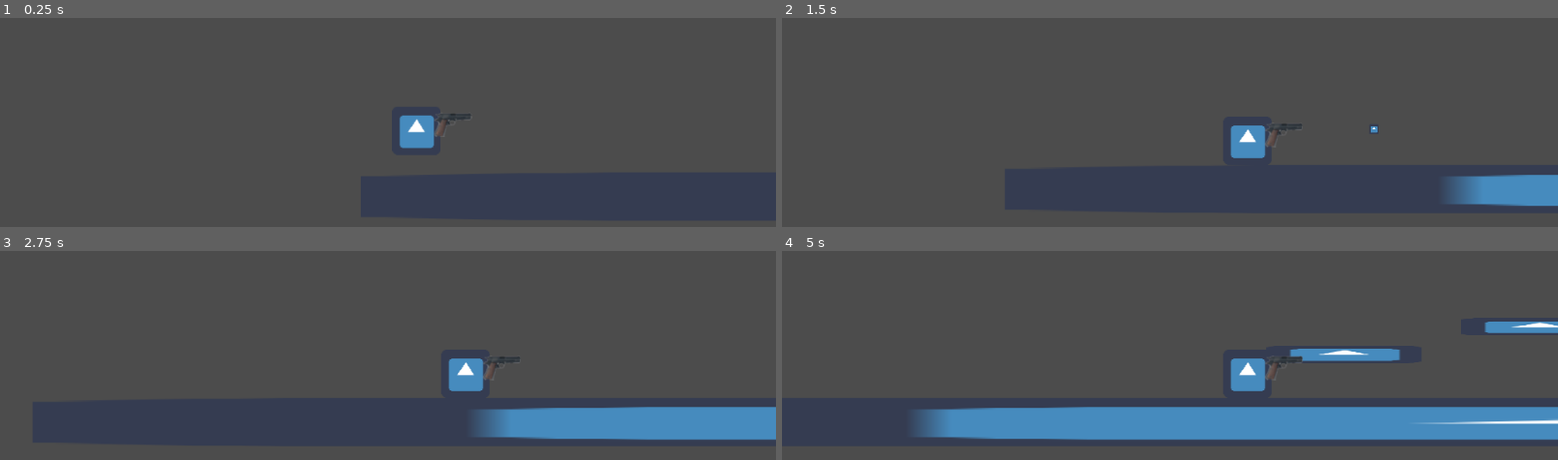
Above: before the commit, frames 1-4 (two rows, left to right).
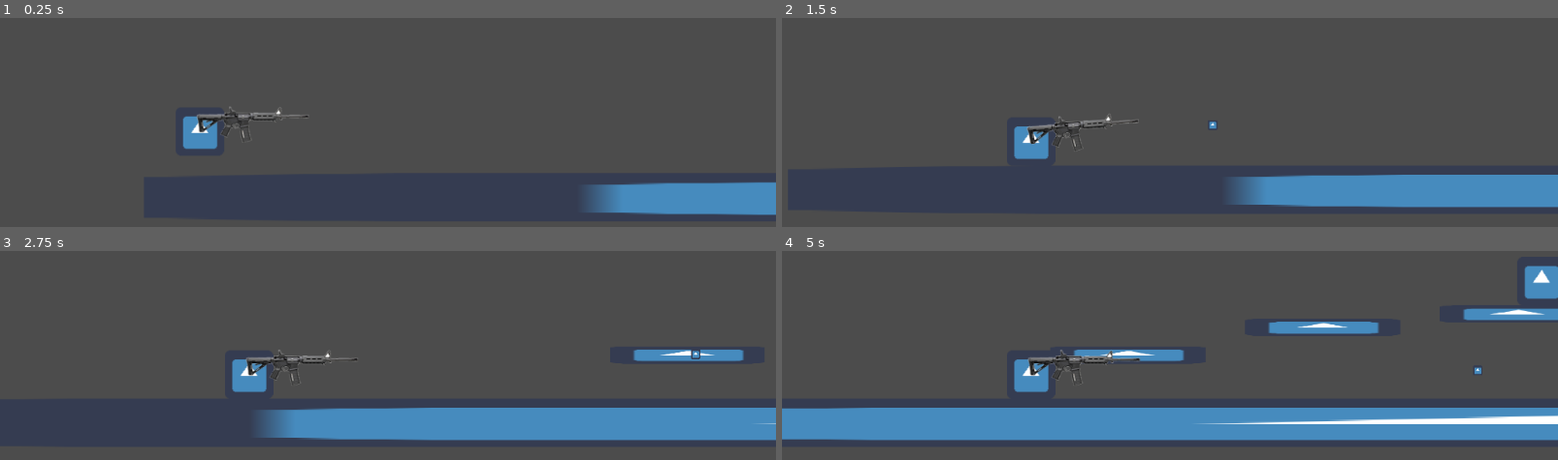
Above: after the commit, the same moments.

Repository: stranker/FasterThanTime
Game: Godot game, scene res://Scene/Test.tscn
Same seed, same stepped clock (60 frames per second), same inputs: the game is played once before the commit and once after it. The engine's default icon, where the game draws it, is replaced by a stand-in: a white triangle on a blue panel in a dark square.
Inputs:
- Up to frame 1 (0.25 s): no input
- Up to frame 2 (1.5 s): tap S (shoot) at 0.6, 1.35 s
- Up to frame 3 (2.75 s): tap S (shoot) at 2.1 s
- Up to frame 4 (5 s): tap S (shoot) at 2.85, 3.6, 4.35 s; tap R (reload) at 4.15 s

The runs differ from the first frame. In frame 1, 5.3% of the frame differs, in the area x 23-100%, y 42-95%; in frame 2, 6.6%; in frame 3, 7.6%; in frame 4, 11%, in the area x 0-100%, y 6-91%.

Commit message:
Add anim

Diff:
--- a/Actor/Player.tscn
+++ b/Actor/Player.tscn
@@ -1,7 +1,7 @@
-[gd_scene load_steps=5 format=2]
+[gd_scene load_steps=7 format=2]
 
 [ext_resource path="res://icon.png" type="Texture" id=1]
-[ext_resource path="res://Object/Pistol.tscn" type="PackedScene" id=2]
+[ext_resource path="res://Object/M4A4.tscn" type="PackedScene" id=2]
 
 [sub_resource type="GDScript" id=1]
 
@@ -13,14 +13,31 @@
 var FLOOR_SPEED = 200
 var AIR_SPEED = 150
 var JUMP = 500
+enum STATES {RUN,JUMP,FALL,ROLL}
+var state
 
 func _ready():
 	set_physics_process(true)
 	set_process_input(true)
+	state = STATES.RUN
 	pass
 
 func _physics_process(delta):
 	move(delta)
+	states(delta)
+	pass
+
+func states(delta):
+	if(velocity.x!=0 and is_on_floor()):
+		if(get_node(\"AnimationPlayer\").current_animation == \"roll\"):
+			state = STATES.ROLL
+		else:
+			state = STATES.RUN
+	if(!is_on_floor()):
+		if(velocity.y<0):
+			state = STATES.JUMP
+		else:
+			state = STATES.FALL
 	pass
 
 func move(delta):
@@ -39,6 +56,9 @@
 	#JUMP
 	if (event.is_action(\"ui_up\") and event.is_pressed() and !event.is_echo() and is_on_floor()):
 		velocity.y = -JUMP
+		get_node(\"AnimationPlayer\").play(\"jump\")
+	if (event.is_action(\"ui_down\") and event.is_pressed() and !event.is_echo() and is_on_floor()):
+		get_node(\"AnimationPlayer\").play(\"roll\")
 	if (event.is_action(\"reload\") and event.is_pressed()):
 		Global.curr_weapon.reload()
 	if (event.is_action(\"shoot\") and event.is_pressed()):
@@ -49,9 +69,71 @@
 
 custom_solver_bias = 0.0
 radius = 22.2194
-height = 20.0
-
-[node name="Player" type="KinematicBody2D" groups=[
+height = 19.1482
+
+[sub_resource type="Animation" id=4]
+
+resource_name = "jump"
+length = 1.0
+loop = false
+step = 0.1
+tracks/0/type = "value"
+tracks/0/path = NodePath("Sprite:scale")
+tracks/0/interp = 1
+tracks/0/loop_wrap = true
+tracks/0/imported = false
+tracks/0/enabled = true
+tracks/0/keys = {
+"times": PoolRealArray( 0, 0.2, 1 ),
+"transitions": PoolRealArray( 1, 1, 1 ),
+"update": 0,
+"values": [ Vector2( 1, 1 ), Vector2( 0.9, 1.1 ), Vector2( 1, 1 ) ]
+}
+tracks/1/type = "value"
+tracks/1/path = NodePath("CollisionShape2D:scale")
+tracks/1/interp = 1
+tracks/1/loop_wrap = true
+tracks/1/imported = false
+tracks/1/enabled = true
+tracks/1/keys = {
+"times": PoolRealArray( 0 ),
+"transitions": PoolRealArray( 1 ),
+"update": 0,
+"values": [ Vector2( 1, 1 ) ]
+}
+
+[sub_resource type="Animation" id=3]
+
+resource_name = "roll"
+length = 2.0
+loop = false
+step = 0.1
+tracks/0/type = "value"
+tracks/0/path = NodePath("Sprite:scale")
+tracks/0/interp = 1
+tracks/0/loop_wrap = true
+tracks/0/imported = false
+tracks/0/enabled = true
+tracks/0/keys = {
+"times": PoolRealArray( 0, 0.2, 1.8, 2 ),
+"transitions": PoolRealArray( 1, 1, 1, 1 ),
+"update": 0,
+"values": [ Vector2( 1, 1 ), Vector2( 1.2, 0.8 ), Vector2( 1.2, 0.8 ), Vector2( 1, 1 ) ]
+}
+tracks/1/type = "value"
+tracks/1/path = NodePath("CollisionShape2D:scale")
+tracks/1/interp = 1
+tracks/1/loop_wrap = true
+tracks/1/imported = false
+tracks/1/enabled = true
+tracks/1/keys = {
+"times": PoolRealArray( 0, 0.2, 1.8, 2 ),
+"transitions": PoolRealArray( 1, 1, 1, 1 ),
+"update": 0,
+"values": [ Vector2( 1, 1 ), Vector2( 1.6, 0.7 ), Vector2( 1.6, 0.7 ), Vector2( 1, 1 ) ]
+}
+
+[node name="Player" type="KinematicBody2D" index="0" groups=[
 "player",
 ]]
 
@@ -64,13 +146,17 @@
 [node name="Sprite" type="Sprite" parent="." index="0"]
 
 texture = ExtResource( 1 )
+_sections_unfolded = [ "Transform" ]
 
 [node name="CollisionShape2D" type="CollisionShape2D" parent="." index="1"]
 
+position = Vector2( -0.233367, 0 )
 shape = SubResource( 2 )
+_sections_unfolded = [ "Transform" ]
 
 [node name="Camera2D" type="Camera2D" parent="." index="2"]
 
+position = Vector2( 285.872, -1.10803 )
 anchor_mode = 1
 rotating = false
 current = true
@@ -98,7 +184,7 @@
 
 position = Vector2( 34.9605, -1.66479 )
 
-[node name="Pistol" parent="GunPos" index="0" instance=ExtResource( 2 )]
+[node name="M4A4" parent="GunPos" index="0" instance=ExtResource( 2 )]
 
 [node name="GUI" type="CanvasLayer" parent="." index="4"]
 
@@ -175,3 +261,14 @@
 percent_visible = 1.0
 lines_skipped = 0
 max_lines_visible = -1
+
+[node name="AnimationPlayer" type="AnimationPlayer" parent="." index="5"]
+
+root_node = NodePath("..")
+autoplay = ""
+playback_process_mode = 1
+playback_default_blend_time = 0.0
+playback_speed = 1.0
+anims/jump = SubResource( 4 )
+anims/roll = SubResource( 3 )
+blend_times = [  ]
--- a/Object/M4A4.tscn
+++ b/Object/M4A4.tscn
@@ -17,6 +17,7 @@
 	set_clip(get_magazine())
 	set_texture(get_node(\"Sprite\").texture)
 	set_accuracy(30)
+	Global.curr_weapon = self
 	pass
 
 func shoot():
@@ -25,6 +26,7 @@
 			set_canShoot(false)
 			var b = bullet_scene.instance()
 			b.spray = get_accuracy()
+			get_node(\"AnimationPlayer\").play(\"shoot\")
 			get_tree().get_root().add_child(b)
 			b.global_position = get_node(\"ShootPos\").global_position
 			set_clip(get_clip()-1)
@@ -39,6 +41,7 @@
 
 func reload():
 	get_node(\"ReloadTimer\").start()
+	get_node(\"AnimationPlayer\").play(\"reload\")
 
 func _on_ShootTimer_timeout():
 	set_canShoot(true)
@@ -53,6 +56,68 @@
 
 custom_solver_bias = 0.0
 extents = Vector2( 15.0947, 23.7838 )
+
+[sub_resource type="Animation" id=4]
+
+resource_name = "reload"
+length = 2.0
+loop = false
+step = 0.1
+tracks/0/type = "value"
+tracks/0/path = NodePath("Sprite:position")
+tracks/0/interp = 1
+tracks/0/loop_wrap = true
+tracks/0/imported = false
+tracks/0/enabled = true
+tracks/0/keys = {
+"times": PoolRealArray( 0, 0.2, 0.4, 0.8, 1.6, 1.8, 2 ),
+"transitions": PoolRealArray( 1, 1, 1, 1, 1, 1, 1 ),
+"update": 0,
+"values": [ Vector2( -16.9655, 9.68309 ), Vector2( -16.9655, 9.68309 ), Vector2( -16.9655, 9.68309 ), Vector2( -22.2428, -0.461711 ), Vector2( -22.2428, -0.461711 ), Vector2( -16.9655, 9.68309 ), Vector2( -16.9655, 9.68309 ) ]
+}
+tracks/1/type = "value"
+tracks/1/path = NodePath("Sprite:rotation_degrees")
+tracks/1/interp = 1
+tracks/1/loop_wrap = true
+tracks/1/imported = false
+tracks/1/enabled = true
+tracks/1/keys = {
+"times": PoolRealArray( 0, 0.2, 0.4, 0.8, 1.6, 1.8, 2 ),
+"transitions": PoolRealArray( 1, 1, 1, 1, 1, 1, 1 ),
+"update": 0,
+"values": [ 0.0, -27.4832, -27.4832, -27.4832, -27.4832, -27.4832, 0.0 ]
+}
+tracks/2/type = "value"
+tracks/2/path = NodePath("Sprite:scale")
+tracks/2/interp = 1
+tracks/2/loop_wrap = true
+tracks/2/imported = false
+tracks/2/enabled = true
+tracks/2/keys = {
+"times": PoolRealArray( 0, 0.2, 0.4, 0.8, 1.6, 1.8, 2 ),
+"transitions": PoolRealArray( 1, 1, 1, 1, 1, 1, 1 ),
+"update": 0,
+"values": [ Vector2( 1, 1 ), Vector2( 1, 1 ), Vector2( 1, 1 ), Vector2( 1, 0.668413 ), Vector2( 1, 0.668413 ), Vector2( 1, 1 ), Vector2( 1, 1 ) ]
+}
+
+[sub_resource type="Animation" id=3]
+
+resource_name = "shoot"
+length = 0.4
+loop = false
+step = 0.05
+tracks/0/type = "value"
+tracks/0/path = NodePath("Sprite:rotation_degrees")
+tracks/0/interp = 1
+tracks/0/loop_wrap = true
+tracks/0/imported = false
+tracks/0/enabled = true
+tracks/0/keys = {
+"times": PoolRealArray( 0, 0.05, 0.35, 0.4 ),
+"transitions": PoolRealArray( 1, 1, 1, 1 ),
+"update": 0,
+"values": [ 0.0, -6.1069, 1.72703, 0.0 ]
+}
 
 [node name="M4A4" type="Area2D"]
 
@@ -96,6 +161,17 @@
 one_shot = false
 autostart = false
 
+[node name="AnimationPlayer" type="AnimationPlayer" parent="." index="5"]
+
+root_node = NodePath("..")
+autoplay = ""
+playback_process_mode = 1
+playback_default_blend_time = 0.0
+playback_speed = 1.0
+anims/reload = SubResource( 4 )
+anims/shoot = SubResource( 3 )
+blend_times = [  ]
+
 [connection signal="timeout" from="ShootTimer" to="." method="_on_ShootTimer_timeout"]
 
 [connection signal="timeout" from="ReloadTimer" to="." method="_on_ReloadTimer_timeout"]
--- a/Object/Pistol.tscn
+++ b/Object/Pistol.tscn
@@ -25,6 +25,7 @@
 		if(get_canShoot()):
 			set_canShoot(false)
 			var b = bullet_scene.instance()
+			get_node(\"AnimationPlayer\").play(\"shoot\")
 			get_tree().get_root().add_child(b)
 			b.spray = get_accuracy()
 			b.global_position = get_node(\"ShotPos\").global_position
@@ -40,6 +41,7 @@
 
 func reload():
 	get_node(\"ReloadTime\").start()
+	get_node(\"AnimationPlayer\").play(\"reload\")
 
 func _on_ShootTime_timeout():
 	set_canShoot(true)
@@ -56,7 +58,69 @@
 custom_solver_bias = 0.0
 radius = 20.8481
 
-[node name="Pistol" type="Area2D" index="0"]
+[sub_resource type="Animation" id=4]
+
+resource_name = "reload"
+length = 1.5
+loop = false
+step = 0.1
+tracks/0/type = "value"
+tracks/0/path = NodePath("Pistol:rotation_degrees")
+tracks/0/interp = 1
+tracks/0/loop_wrap = true
+tracks/0/imported = false
+tracks/0/enabled = true
+tracks/0/keys = {
+"times": PoolRealArray( 0, 0.2, 0.4, 1.2, 1.5 ),
+"transitions": PoolRealArray( 1, 1, 1, 1, 1 ),
+"update": 0,
+"values": [ 0.0, 27.8287, 27.8287, 27.8287, 0.0 ]
+}
+tracks/1/type = "value"
+tracks/1/path = NodePath("Pistol:position")
+tracks/1/interp = 1
+tracks/1/loop_wrap = true
+tracks/1/imported = false
+tracks/1/enabled = true
+tracks/1/keys = {
+"times": PoolRealArray( 0, 0.2, 0.4, 1.2, 1.5 ),
+"transitions": PoolRealArray( 1, 1, 1, 1, 1 ),
+"update": 0,
+"values": [ Vector2( -5.69135, 5.23539 ), Vector2( -5.69135, 5.23539 ), Vector2( -1.95296, -1.8465 ), Vector2( -1.95296, -1.8465 ), Vector2( -5.69135, 5.23539 ) ]
+}
+tracks/2/type = "value"
+tracks/2/path = NodePath("Pistol:scale")
+tracks/2/interp = 1
+tracks/2/loop_wrap = true
+tracks/2/imported = false
+tracks/2/enabled = true
+tracks/2/keys = {
+"times": PoolRealArray( 0, 0.2, 0.4, 1.2, 1.5 ),
+"transitions": PoolRealArray( 1, 1, 1, 1, 1 ),
+"update": 0,
+"values": [ Vector2( 1, 1 ), Vector2( 1, 1 ), Vector2( 1, 0.708045 ), Vector2( 1, 0.708045 ), Vector2( 1, 1 ) ]
+}
+
+[sub_resource type="Animation" id=3]
+
+resource_name = "shoot"
+length = 0.4
+loop = false
+step = 0.05
+tracks/0/type = "value"
+tracks/0/path = NodePath("Pistol:rotation_degrees")
+tracks/0/interp = 1
+tracks/0/loop_wrap = true
+tracks/0/imported = false
+tracks/0/enabled = true
+tracks/0/keys = {
+"times": PoolRealArray( 0, 0.05, 0.3, 0.4 ),
+"transitions": PoolRealArray( 1, 1, 1, 1 ),
+"update": 0,
+"values": [ 0.0, -6.61727, 2.13545, 0.0 ]
+}
+
+[node name="Pistol" type="Area2D"]
 
 input_pickable = true
 gravity_vec = Vector2( 0, 1 )
@@ -72,6 +136,7 @@
 position = Vector2( -5.69135, 5.23539 )
 texture = ExtResource( 1 )
 offset = Vector2( 18.7899, -11.429 )
+_sections_unfolded = [ "Transform" ]
 
 [node name="ShotPos" type="Position2D" parent="." index="1"]
 
@@ -103,6 +168,8 @@
 playback_process_mode = 1
 playback_default_blend_time = 0.0
 playback_speed = 1.0
+anims/reload = SubResource( 4 )
+anims/shoot = SubResource( 3 )
 blend_times = [  ]
 
 [connection signal="timeout" from="ShootTime" to="." method="_on_ShootTime_timeout"]
--- a/Scene/Test.tscn
+++ b/Scene/Test.tscn
@@ -9,7 +9,7 @@
 custom_solver_bias = 0.0
 extents = Vector2( 31.9703, 32.0164 )
 
-[node name="Test" type="Node2D" index="0"]
+[node name="Test" type="Node2D"]
 
 [node name="Piso" type="StaticBody2D" parent="." index="0"]
 
Not shown: 1 places in Object/M4A4.tscn that only renumber resources
Not shown: 1 places in Object/Pistol.tscn that only renumber resources
